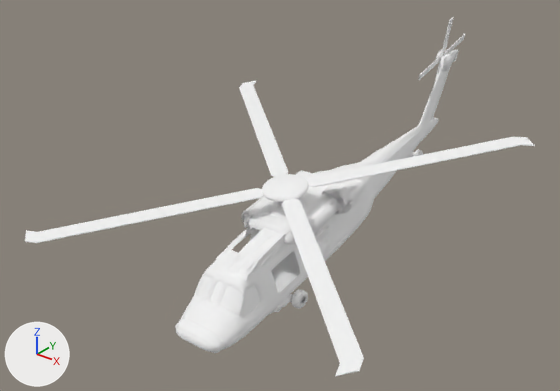
The glTF model public/models/transport_heli.glb: old version first, new version second.
Camera for both pictures: a 50 mm lens placed at (3.21, -4.79, 3.33), pointed at (-0.3, -0.4, 0.6). The lights are fixed; the arrows at lower left show +X, +Y and +Z. The first picture is the older version. Where no turn or scale is listed for an object, it has been applied to the vertices.
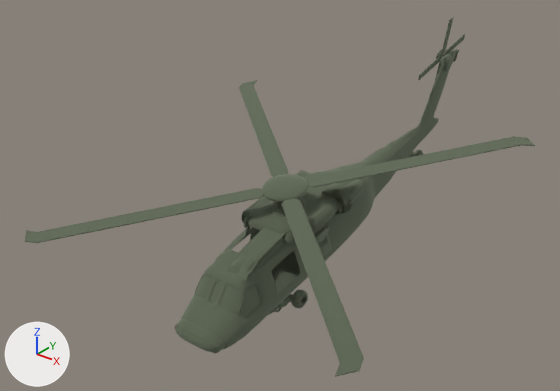
What differs and where, as boxes (x1, y1, x2, y2) in the pictures (560 x 391 px):
'Mesh.002', recoloured (darker)
    both: (176, 67, 450, 352)
'Mesh.015', recoloured
    both: (25, 80, 535, 377)
'Mesh.018', recoloured (darker)
    both: (227, 228, 285, 281)
'helicopter window', recoloured (darker)
    both: (196, 276, 261, 317)
'Mesh.006', recoloured (darker)
    both: (262, 174, 308, 208)
'Mesh.016', recoloured (darker)
    both: (322, 179, 365, 214)
'body stripes', recoloured
    both: (175, 141, 402, 353)
'Mesh.013', recoloured
    both: (418, 17, 465, 80)
'Mesh.004', recoloured (darker)
    both: (314, 224, 332, 257)
'Mesh.009', recoloured (darker)
    both: (291, 289, 308, 308)
'Mesh.003', recoloured (darker)
    both: (441, 50, 459, 71)
'Mesh.008', recoloured (darker)
    both: (268, 197, 307, 217)
'Mesh.017', recoloured
    both: (241, 212, 296, 244)
'Mesh.012', recoloured
    both: (267, 294, 293, 316)
'Mesh.014', recoloured
    both: (335, 202, 342, 215)
'Mesh.010', recoloured
    both: (413, 149, 423, 157)
'Mesh.007', recoloured
    both: (436, 50, 444, 59)
'Mesh.011', recoloured
    both: (408, 152, 414, 158)

The change in detail:
Material 'Material.001' (mat_material_001) changes colour from white #ffffff to grey #909a86; in linear values from (1.0, 1.0, 1.0) to (0.28, 0.322, 0.238).
